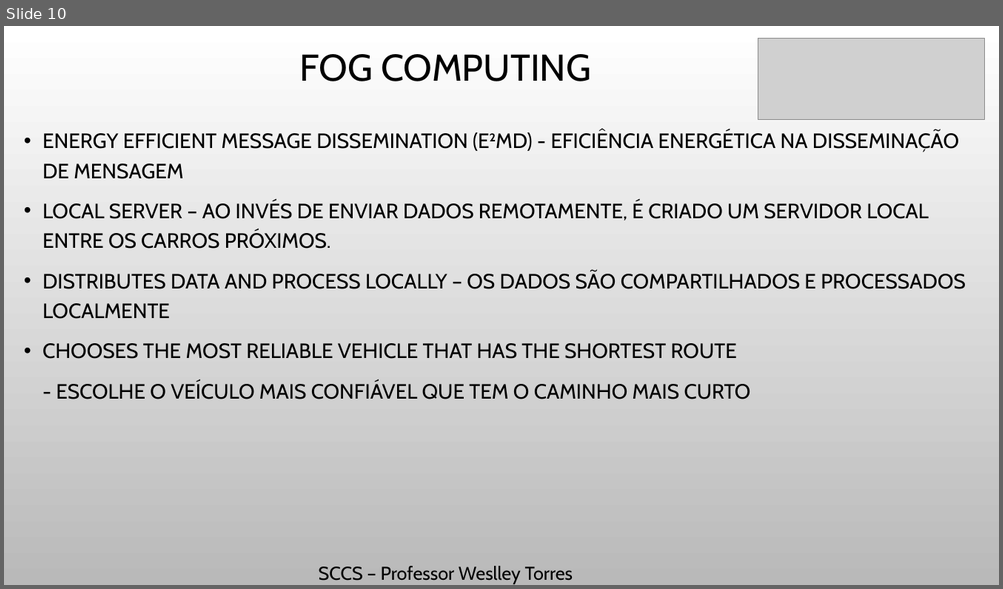
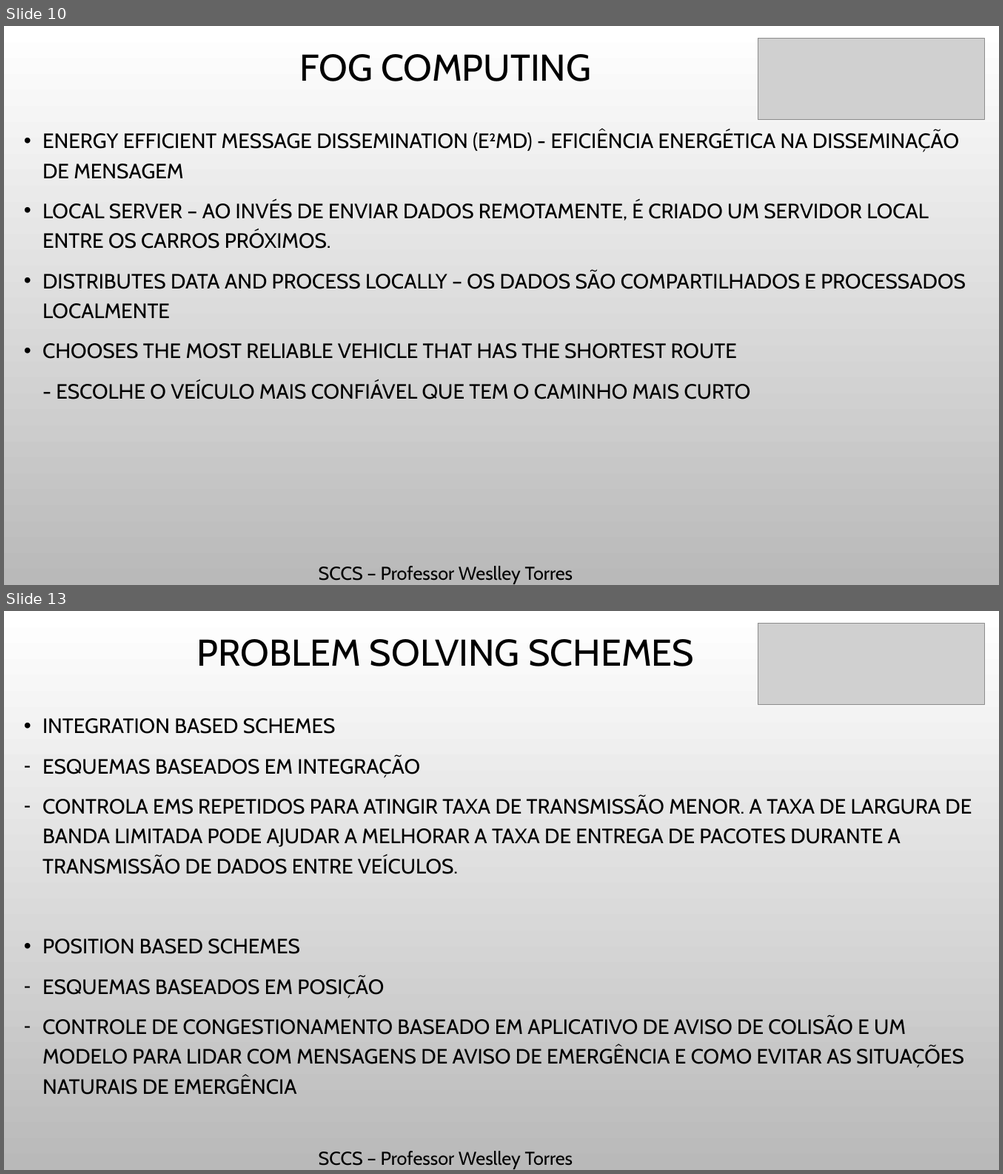
Before and after one commit to Massatoshi/SCCS-Trabalho, a slide deck: PPTS/VANET-Explicações.pptx. Shown one above the other, each under a label of ours: slide 10 before the commit, slides 10 and 13 after it; the slides between them are not shown. The pictures are 1003x589 and 1003x1174 pixels, drawn with LibreOffice and Linux fonts; fonts in the diff are those of the drawing; grey boxes stand for pictures; background and template pictures are left out. Boxes give left, top, right and bottom in pixels: in the first picture for what was removed or moved away, otherwise in the second. Text is boxed around its words. In the diff, an @@ line names an element or a change of style, - is before the commit and + after.

```diff
--- a/PPTS/VANET-Explicações.pptx
+++ b/PPTS/VANET-Explicações.pptx
@@ slide 13 added at [4, 611, 999, 1170], background picture (left out) @@
@@ picture added at [758, 623, 984, 704] @@
@@ title added at [196, 639, 694, 667], 36 pt, text #000000 @@
+PROBLEM SOLVING SCHEMES
@@ text added at [42, 718, 971, 1095], 20 pt, text #000000 @@
+• INTEGRATION BASED SCHEMES
+– ESQUEMAS BASEADOS EM INTEGRAÇÃO
+– CONTROLA EMS REPETIDOS PARA ATINGIR TAXA DE TRANSMISSÃO MENOR. A TAXA DE LARGURA DE BANDA LIMITADA PODE AJUDAR A MELHORAR A TAXA DE ENTREGA DE PACOTES DURANTE A TRANSMISSÃO DE DADOS ENTRE VEÍCULOS.
+• POSITION BASED SCHEMES
+– ESQUEMAS BASEADOS EM POSIÇÃO
+– CONTROLE DE CONGESTIONAMENTO BASEADO EM APLICATIVO DE AVISO DE COLISÃO E UM MODELO PARA LIDAR COM MENSAGENS DE AVISO DE EMERGÊNCIA E COMO EVITAR AS SITUAÇÕES NATURAIS DE EMERGÊNCIA
@@ text added at [318, 1151, 572, 1170], 18 pt, text #000000 @@
+SCCS – Professor Weslley Torres
```
Also in this commit, not shown: 2 slides changed, 1 other slide added, 1 other file.
